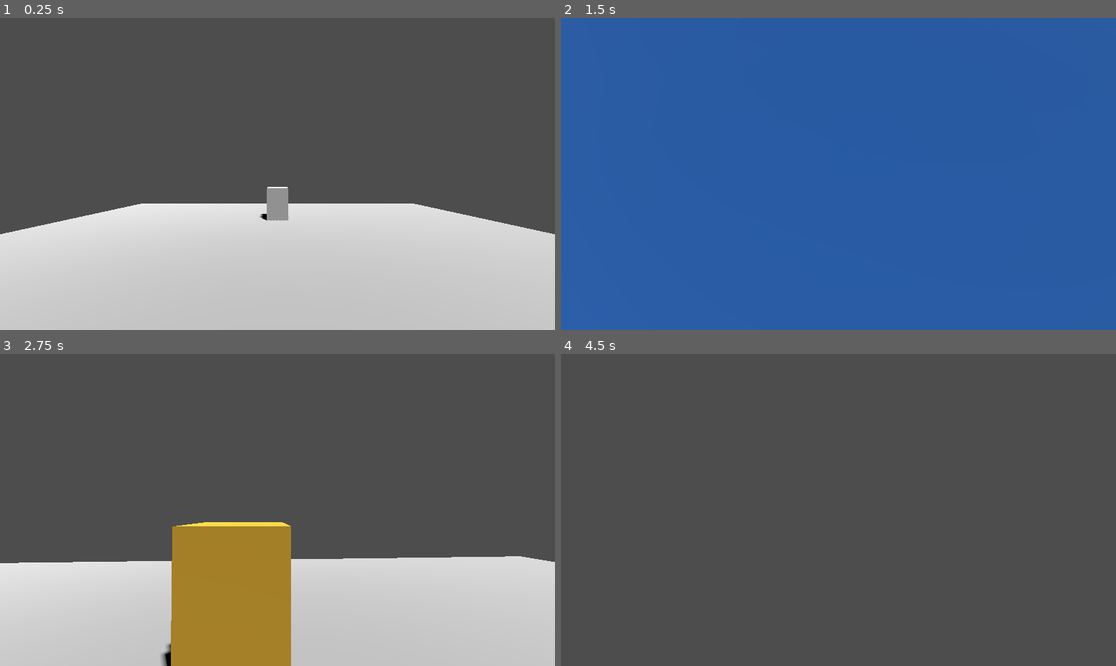
Above: before the commit, frames 1-4 (two rows, left to right).
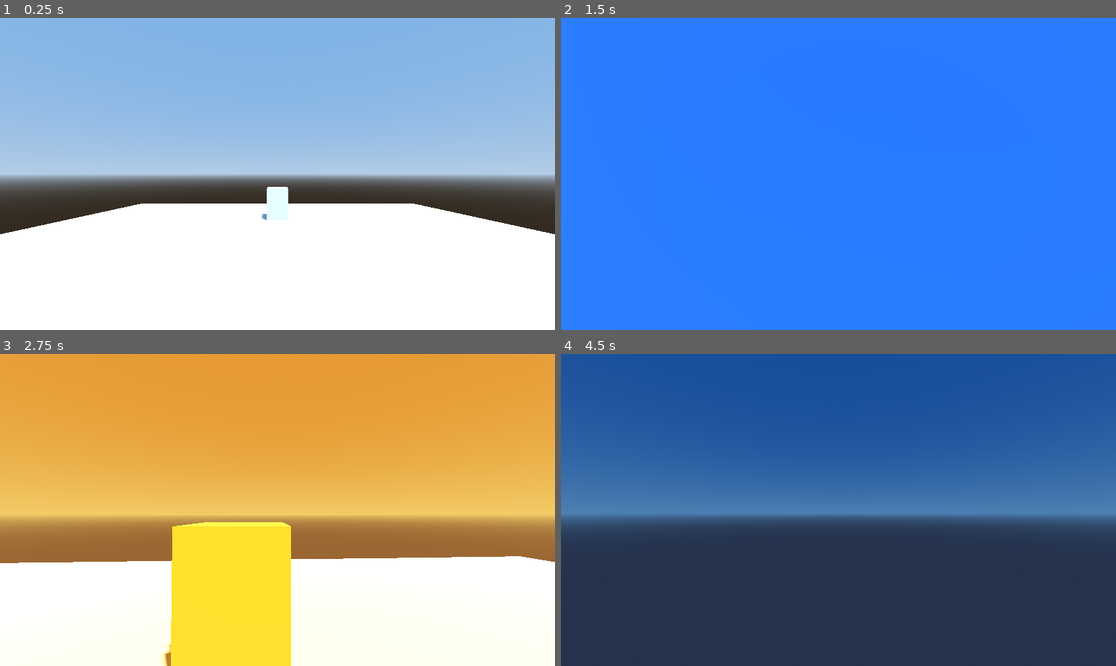
Above: after the commit, the same moments.

Repository: Cyberlane/the-unknown
Game: Godot game, scene res://scenes/test_scene.tscn
Same seed, same stepped clock (60 frames per second), same inputs: the game is played once before the commit and once after it.
Inputs (mouse positions are in pixels of both pictures, inside the frame that each line leads up to):
- Up to frame 1 (0.25 s): no input
- Up to frame 2 (1.5 s): tap Enter (ui_accept) at 0.5, 0.77 s; move the mouse to (866, 174) at 0.52 s; hold 1 (dimension_1) 0.53-1.28 s; hold W (move_forward) from 0.53 s (still down); move the mouse to (810, 174) at 1.27 s; tap 2 (dimension_2) at 1.35 s
- Up to frame 3 (2.75 s): keep holding W (move_forward); tap Enter (ui_accept) at 1.52, 2 s; move the mouse to (288, 503) at 2.02 s; hold 3 (dimension_3) from 2.03 s (still down)
- Up to frame 4 (4.5 s): keep holding W (move_forward); move the mouse to (832, 516) at 2.77 s; release 3 (dimension_3) at 2.78 s; tap 4 (dimension_4) at 2.85 s; tap Enter (ui_accept) at 3.02, 3.77, 4.25 s; move the mouse to (877, 513) at 3.52 s; hold 1 (dimension_1) 3.53-4.28 s; move the mouse to (794, 506) at 4.27 s; tap 2 (dimension_2) at 4.35 s

The runs differ from the first frame. In frame 1, 96% of the frame differs, in the area x 0-100%, y 0-100%; in frame 2, 100%; in frame 3, 100%; in frame 4, 100%.

Commit message:
feat: add dimension-specific environment system
- Create DimensionEnvironment manager for instant environment switching
- Add 4 unique Environment resources with distinct visuals:
  - Normal: Light blue sky with neutral white ambient lighting
  - Viking: Deep blue sky with cool blue ambient lighting
  - Aztec: Golden/orange sky with warm golden ambient lighting
  - Nightmare: Dark red sky with dim red ambient lighting
- Use single WorldEnvironment with swappable Environment resources
- Instant sky and lighting changes synchronized with dimension changes
- Update test scene with EnvironmentManager and Environment resources

This creates distinct atmospheric moods for each dimension, enhancing
the visual feedback when players dimension-shift.

Co-Authored-By: Claude Sonnet 4.5 <noreply@anthropic.com>

Diff:
--- a/scenes/test_scene.tscn
+++ b/scenes/test_scene.tscn
@@ -1,7 +1,8 @@
-[gd_scene load_steps=12 format=3 uid="uid://bkj8x7vn5qr2p"]
+[gd_scene load_steps=20 format=3 uid="uid://bkj8x7vn5qr2p"]
 
 [ext_resource type="PackedScene" uid="uid://cx8yp7qn2uqyg" path="res://scenes/player/player.tscn" id="1_player"]
 [ext_resource type="Script" path="res://scripts/dimension_object.gd" id="2_dimobj"]
+[ext_resource type="Script" path="res://scripts/dimension_environment.gd" id="3_dimenv"]
 
 [sub_resource type="BoxMesh" id="BoxMesh_floor"]
 size = Vector3(20, 0.2, 20)
@@ -30,7 +31,80 @@
 [sub_resource type="BoxShape3D" id="BoxShape3D_wall"]
 size = Vector3(8, 4, 0.5)
 
+[sub_resource type="ProceduralSkyMaterial" id="ProceduralSkyMaterial_normal"]
+sky_top_color = Color(0.5, 0.7, 0.9, 1)
+sky_horizon_color = Color(0.7, 0.8, 0.9, 1)
+ground_horizon_color = Color(0.7, 0.8, 0.9, 1)
+
+[sub_resource type="Sky" id="Sky_normal"]
+sky_material = SubResource("ProceduralSkyMaterial_normal")
+
+[sub_resource type="Environment" id="Environment_normal"]
+background_mode = 2
+sky = SubResource("Sky_normal")
+ambient_light_source = 3
+ambient_light_color = Color(0.8, 0.8, 0.8, 1)
+ambient_light_energy = 0.5
+
+[sub_resource type="ProceduralSkyMaterial" id="ProceduralSkyMaterial_viking"]
+sky_top_color = Color(0.1, 0.3, 0.6, 1)
+sky_horizon_color = Color(0.3, 0.5, 0.7, 1)
+ground_bottom_color = Color(0.15, 0.2, 0.3, 1)
+ground_horizon_color = Color(0.3, 0.5, 0.7, 1)
+
+[sub_resource type="Sky" id="Sky_viking"]
+sky_material = SubResource("ProceduralSkyMaterial_viking")
+
+[sub_resource type="Environment" id="Environment_viking"]
+background_mode = 2
+sky = SubResource("Sky_viking")
+ambient_light_source = 3
+ambient_light_color = Color(0.4, 0.6, 0.9, 1)
+ambient_light_energy = 0.6
+
+[sub_resource type="ProceduralSkyMaterial" id="ProceduralSkyMaterial_aztec"]
+sky_top_color = Color(0.9, 0.6, 0.2, 1)
+sky_horizon_color = Color(0.95, 0.8, 0.4, 1)
+ground_bottom_color = Color(0.6, 0.4, 0.2, 1)
+ground_horizon_color = Color(0.95, 0.8, 0.4, 1)
+
+[sub_resource type="Sky" id="Sky_aztec"]
+sky_material = SubResource("ProceduralSkyMaterial_aztec")
+
+[sub_resource type="Environment" id="Environment_aztec"]
+background_mode = 2
+sky = SubResource("Sky_aztec")
+ambient_light_source = 3
+ambient_light_color = Color(0.95, 0.8, 0.5, 1)
+ambient_light_energy = 0.7
+
+[sub_resource type="ProceduralSkyMaterial" id="ProceduralSkyMaterial_nightmare"]
+sky_top_color = Color(0.3, 0.05, 0.05, 1)
+sky_horizon_color = Color(0.5, 0.1, 0.1, 1)
+ground_bottom_color = Color(0.2, 0.02, 0.02, 1)
+ground_horizon_color = Color(0.5, 0.1, 0.1, 1)
+
+[sub_resource type="Sky" id="Sky_nightmare"]
+sky_material = SubResource("ProceduralSkyMaterial_nightmare")
+
+[sub_resource type="Environment" id="Environment_nightmare"]
+background_mode = 2
+sky = SubResource("Sky_nightmare")
+ambient_light_source = 3
+ambient_light_color = Color(0.6, 0.2, 0.2, 1)
+ambient_light_energy = 0.4
+
 [node name="TestScene" type="Node3D"]
+
+[node name="WorldEnvironment" type="WorldEnvironment" parent="."]
+environment = SubResource("Environment_normal")
+
+[node name="EnvironmentManager" type="Node" parent="."]
+script = ExtResource("3_dimenv")
+normal_environment = SubResource("Environment_normal")
+viking_environment = SubResource("Environment_viking")
+aztec_environment = SubResource("Environment_aztec")
+nightmare_environment = SubResource("Environment_nightmare")
 
 [node name="DirectionalLight3D" type="DirectionalLight3D" parent="."]
 transform = Transform3D(0.866025, -0.433013, 0.25, 0, 0.5, 0.866025, -0.5, -0.75, 0.433013, 0, 10, 0)
--- /dev/null
+++ b/scripts/dimension_environment.gd
@@ -0,0 +1,47 @@
+# scripts/dimension_environment.gd
+class_name DimensionEnvironment
+extends Node
+
+@export_group("Dimension Environments")
+@export var normal_environment: Environment
+@export var viking_environment: Environment
+@export var aztec_environment: Environment
+@export var nightmare_environment: Environment
+
+@onready var world_environment: WorldEnvironment = _find_or_create_world_environment()
+
+func _ready():
+	# Connect to the global manager
+	DimensionManager.dimension_changed.connect(_on_dimension_changed)
+	# Set initial state
+	_update_active_environment(DimensionManager.current_dimension)
+
+func _on_dimension_changed(new_dim):
+	_update_active_environment(new_dim)
+
+func _update_active_environment(active_dim):
+	if not world_environment:
+		return
+
+	# Switch the environment resource based on active dimension
+	match active_dim:
+		DimensionManager.Dimension.NORMAL:
+			world_environment.environment = normal_environment
+		DimensionManager.Dimension.VIKING:
+			world_environment.environment = viking_environment
+		DimensionManager.Dimension.AZTEC:
+			world_environment.environment = aztec_environment
+		DimensionManager.Dimension.NIGHTMARE:
+			world_environment.environment = nightmare_environment
+
+func _find_or_create_world_environment() -> WorldEnvironment:
+	# Look for existing WorldEnvironment in parent
+	if get_parent():
+		for child in get_parent().get_children():
+			if child is WorldEnvironment:
+				return child
+
+	# Create one if none exists
+	var new_env = WorldEnvironment.new()
+	get_parent().add_child(new_env)
+	return new_env
Not shown, added: scripts/dimension_environment.gd.uid
Not shown, changed: README.md
Not shown, changed: architecture.md
